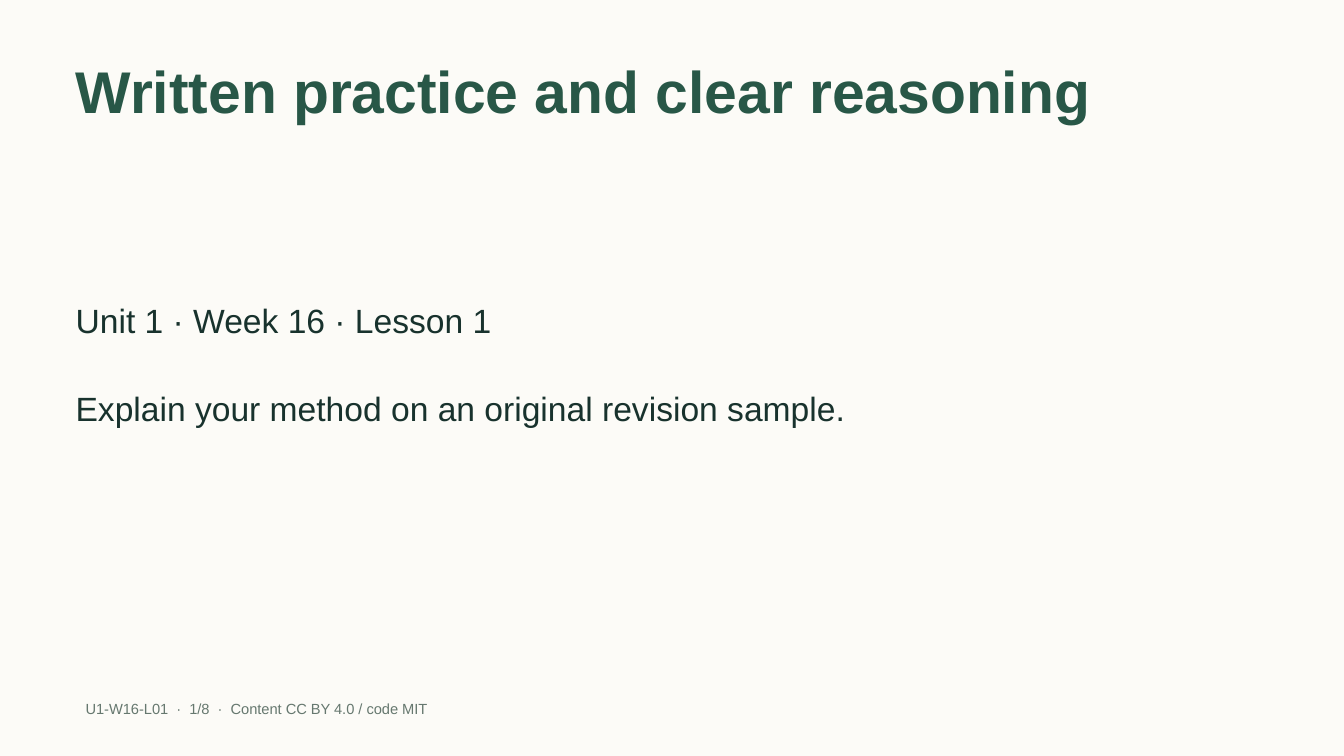
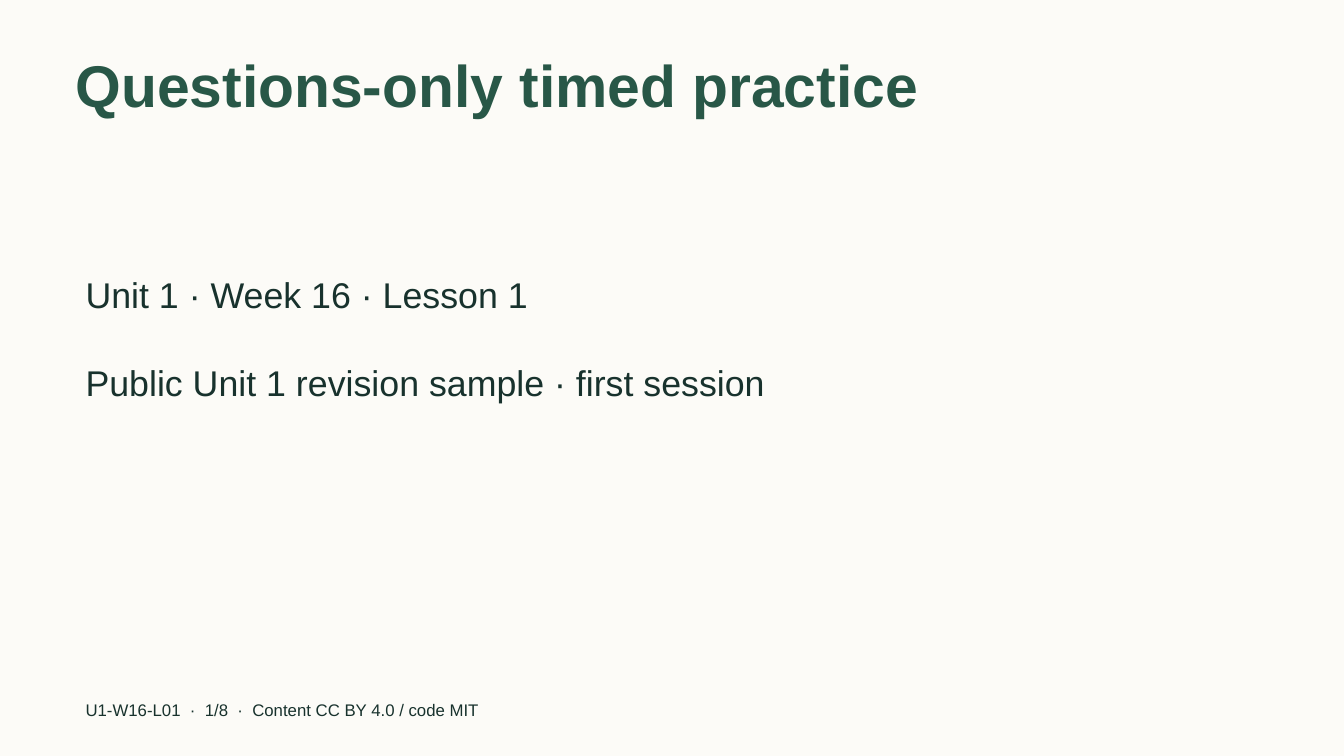
Before and after one commit to EdugenIO/cs-atar-textbook, a slide deck: slide 1 of dist/slides/u1-w16-l01.pptx. Drawn at 1344x756 pixels with LibreOffice and Linux fonts; fonts in the diff are those of the drawing. Boxes give left, top, right and bottom in pixels: in the first picture for what was removed or moved away, otherwise in the second. Text is boxed around its words. In the diff, an @@ line names an element or a change of style, - is before the commit and + after.

```diff
--- a/dist/slides/u1-w16-l01.pptx
+++ b/dist/slides/u1-w16-l01.pptx
@@ title at [76,64,918,118]: text changed @@
-Written practice and clear reasoning
+Questions-only timed practice
@@ text "Unit 1 · Week 16 ..." at [86,282,528,309]: size 24 to 25.5 pt; vertical alignment middle to top @@
@@ text "Public Unit 1 revision sample ..." at [86,370,764,403]: vertical alignment middle to top @@
@@ text at [86,370,764,403]: text changed; size 24 to 25.5 pt @@
-Explain your method on an original revision sample.
+Public Unit 1 revision sample · first session
@@ text "U1-W16-L01 · 1/8 · Content ..." at [86,704,479,716]: size 10.5 to 12 pt, text colour #66786F to #18322D @@
```
Also in this commit, not shown: 7 slides added, 7 slides removed, 40 other files.
